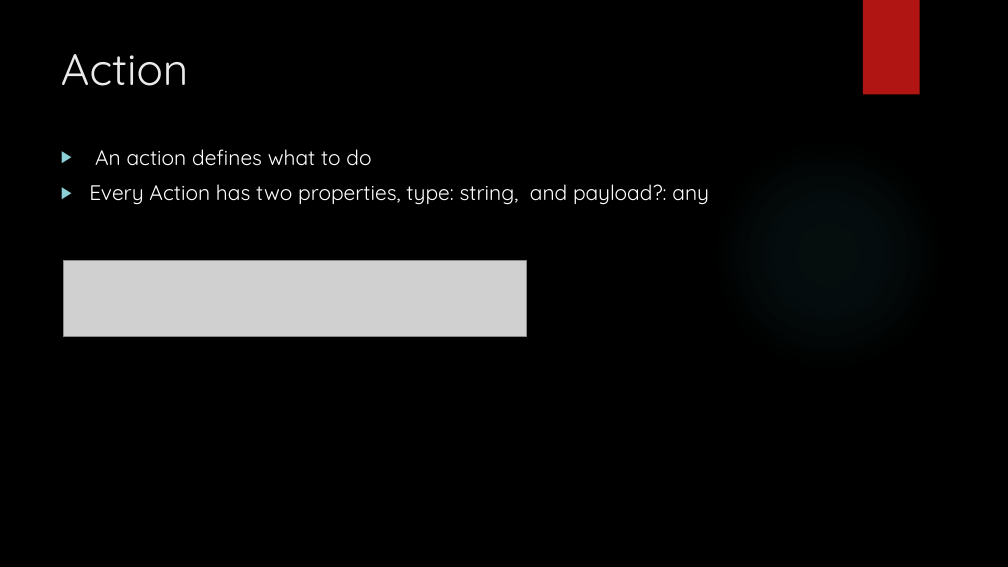
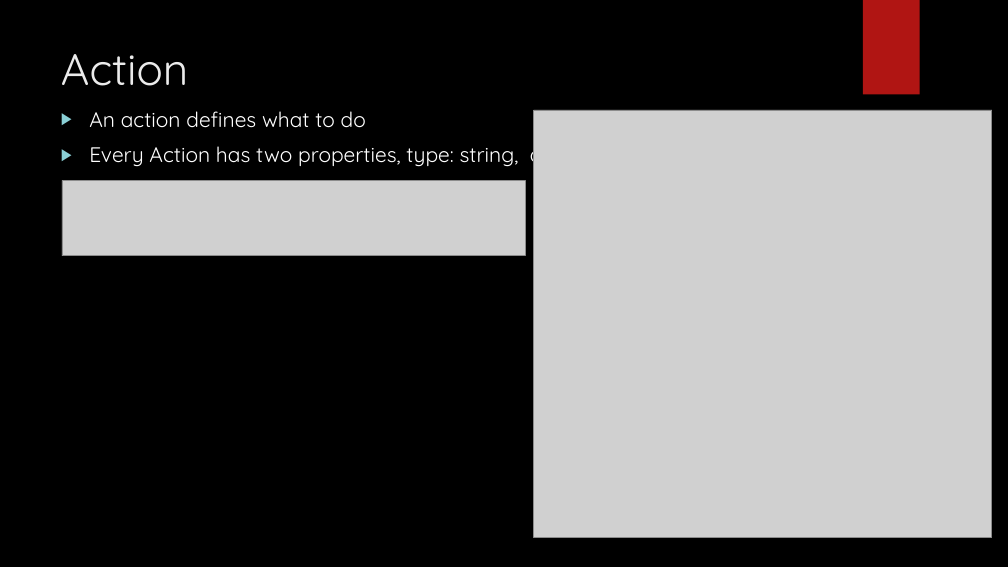
Before and after one commit to hipervee/learnRx, a slide deck: slide 16 of slidesAndImages/Introduction.pptx. Drawn at 1008x567 pixels with LibreOffice and Linux fonts; fonts in the diff are those of the drawing; grey boxes stand for pictures; background and template pictures are left out. Boxes give left, top, right and bottom in pixels: in the first picture for what was removed or moved away, otherwise in the second. Text is boxed around its words. In the diff, an @@ line names an element or a change of style, - is before the commit and + after.

```diff
--- a/slidesAndImages/Introduction.pptx
+++ b/slidesAndImages/Introduction.pptx
@@ text "An action defines what to ..." rewrapped from (89,149,709,205) to (89,111,567,168) @@
@@ picture added at (534,110,992,538) @@
@@ ellipse removed at (712,138,944,371) @@
@@ picture: place and size @@
-picture at (64,261,526,337)
+picture at (62,180,525,256)
```
Also in this commit, not shown: 1 other slide changed, 1 other file.
